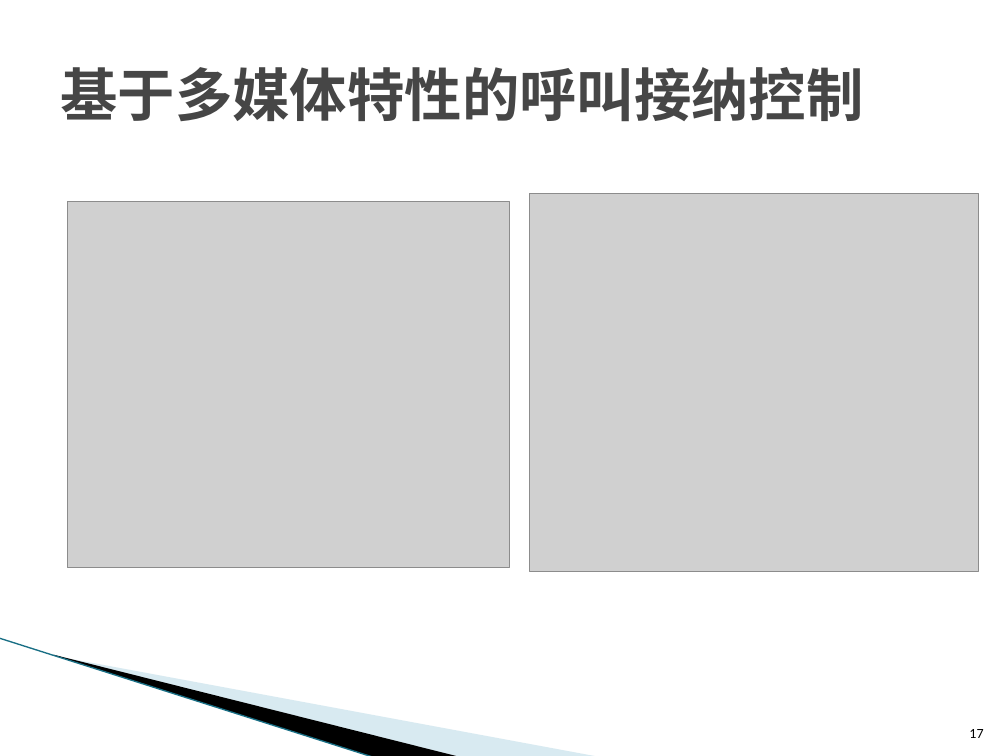
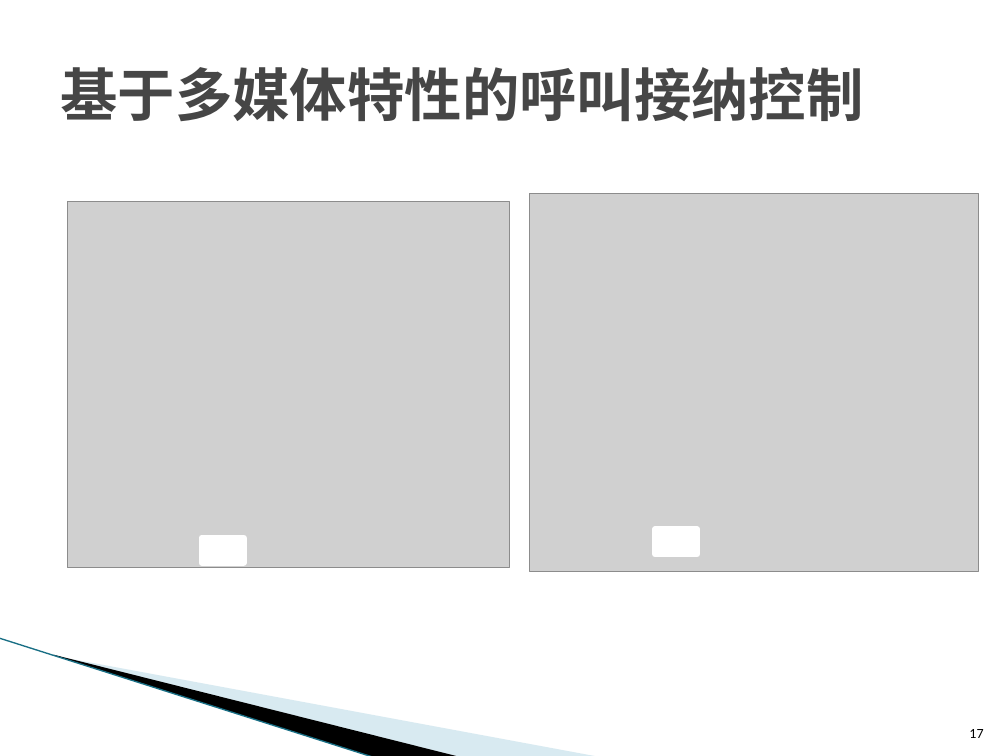
Before and after one commit to ZhiweiYAN/yzw_thesis, a slide deck: slide 17 of defense_phd.pptx. Drawn at 1008x756 pixels with LibreOffice and Linux fonts; fonts in the diff are those of the drawing; grey boxes stand for pictures; background and template pictures are left out. Boxes give left, top, right and bottom in pixels: in the first picture for what was removed or moved away, otherwise in the second. Text is boxed around its words. In the diff, an @@ line names an element or a change of style, - is before the commit and + after.

```diff
--- a/defense_phd.pptx
+++ b/defense_phd.pptx
@@ rectangle added at box(202, 537, 244, 562), fill #FFFFFF, outline #FFFFFF 4.33 pt @@
@@ rectangle added at box(655, 529, 698, 554), fill #FFFFFF, outline #FFFFFF 4.33 pt @@
```
Also in this commit, not shown: 7 other slides changed, 1 slide removed, 1 other file.
